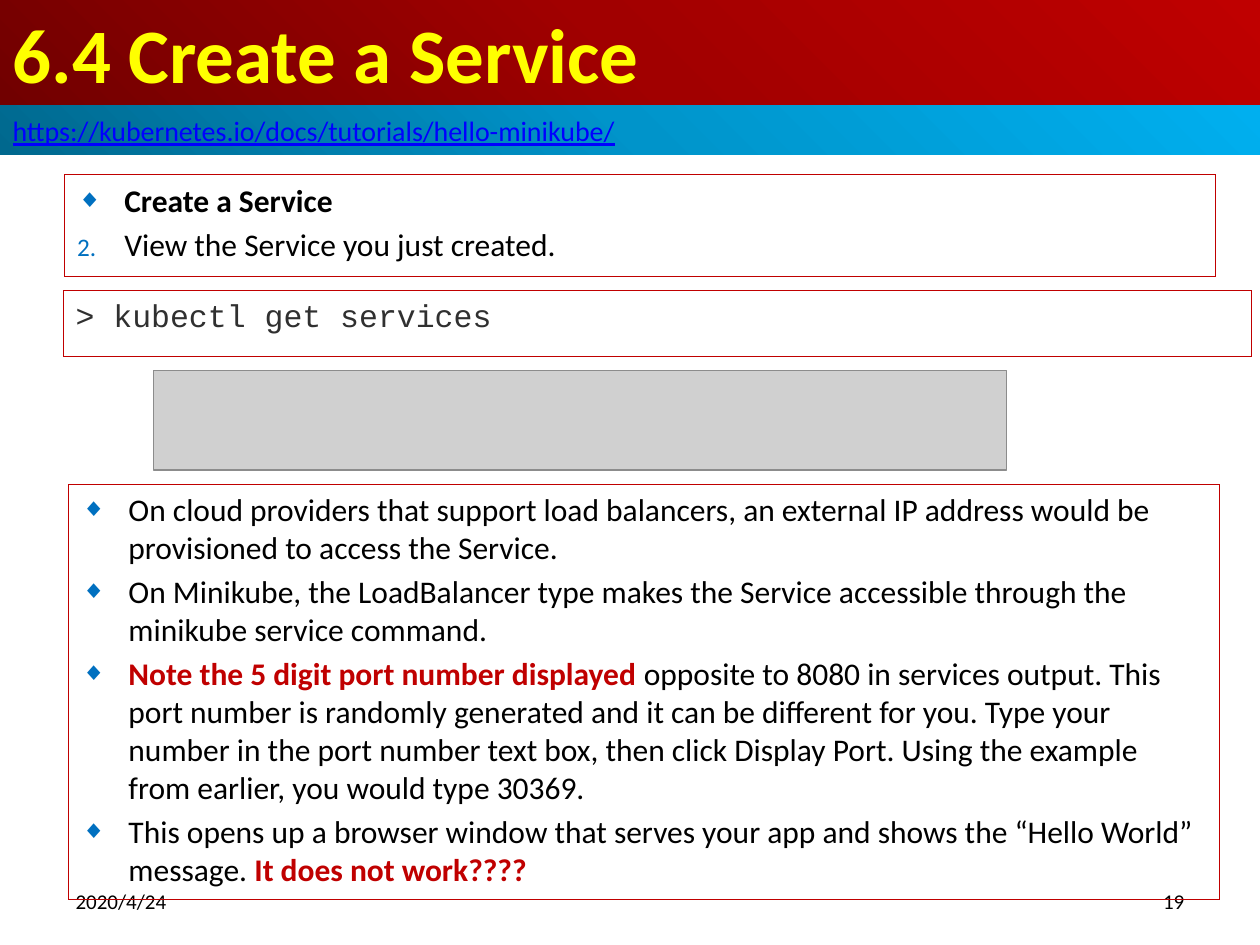
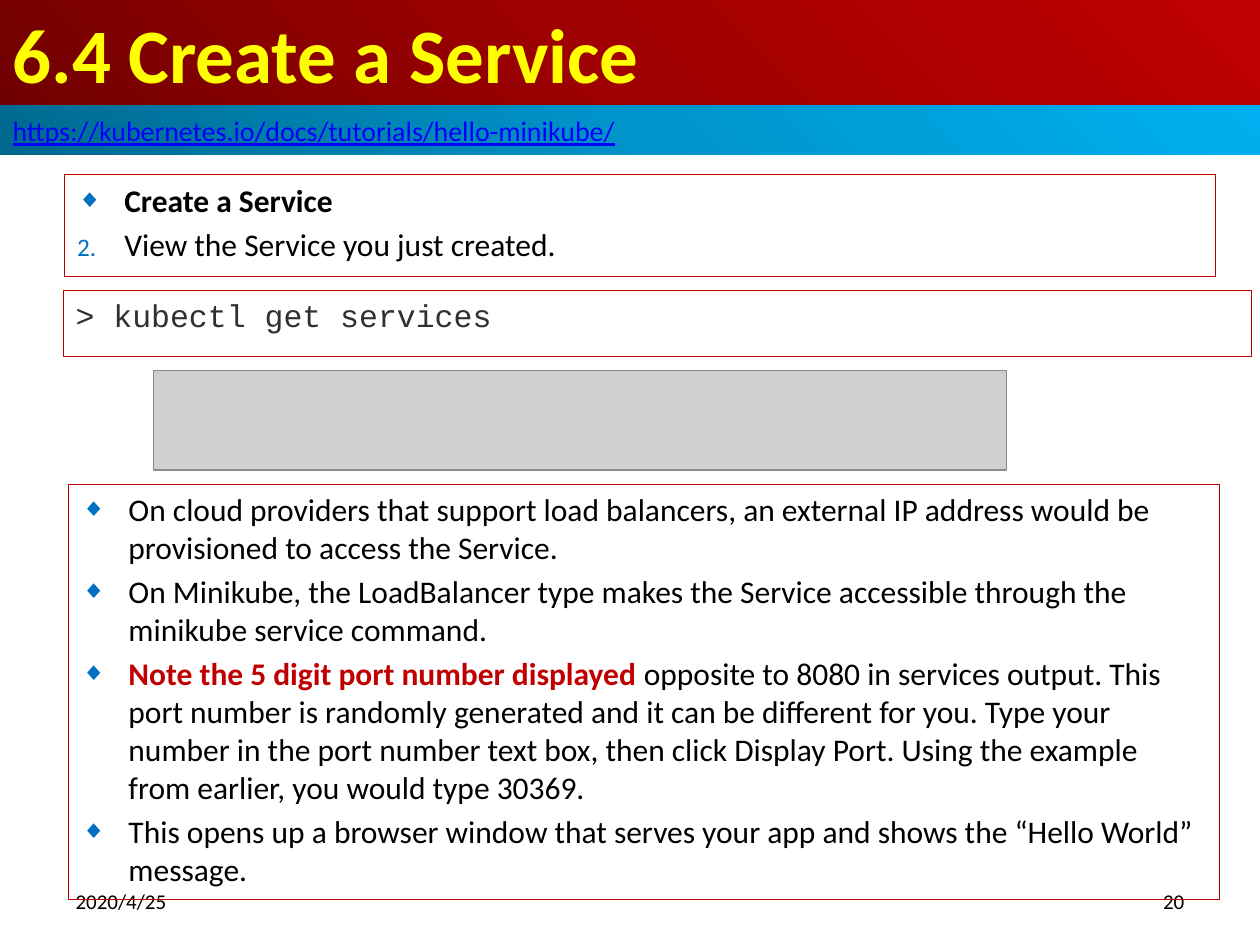
Before and after one commit to peterhchen/900-Kubernetes, a slide deck: slide 20 of 06_HelloWorld.pptx (slide 19 before the commit). Drawn at 1260x945 pixels with LibreOffice and Linux fonts; fonts in the diff are those of the drawing; grey boxes stand for pictures. Boxes give left, top, right and bottom in pixels: in the first picture for what was removed or moved away, otherwise in the second. Text is boxed around its words. In the diff, an @@ line names an element or a change of style, - is before the commit and + after.

Commit message:
Hello World

```diff
--- a/06_HelloWorld.pptx
+++ b/06_HelloWorld.pptx
@@ text in rectangle at (128, 820, 1192, 887): text changed @@
-◆ This opens up a browser window that serves your app and shows the “Hello World” message. It does not work????
+◆ This opens up a browser window that serves your app and shows the “Hello World” message.
@@ text at (76, 894, 167, 910): text changed @@
-2020/4/24
+2020/4/25
@@ page number at (1163, 895, 1184, 909): text changed @@
-19
+20
```
Also in this commit, not shown: 25 other slides changed.
